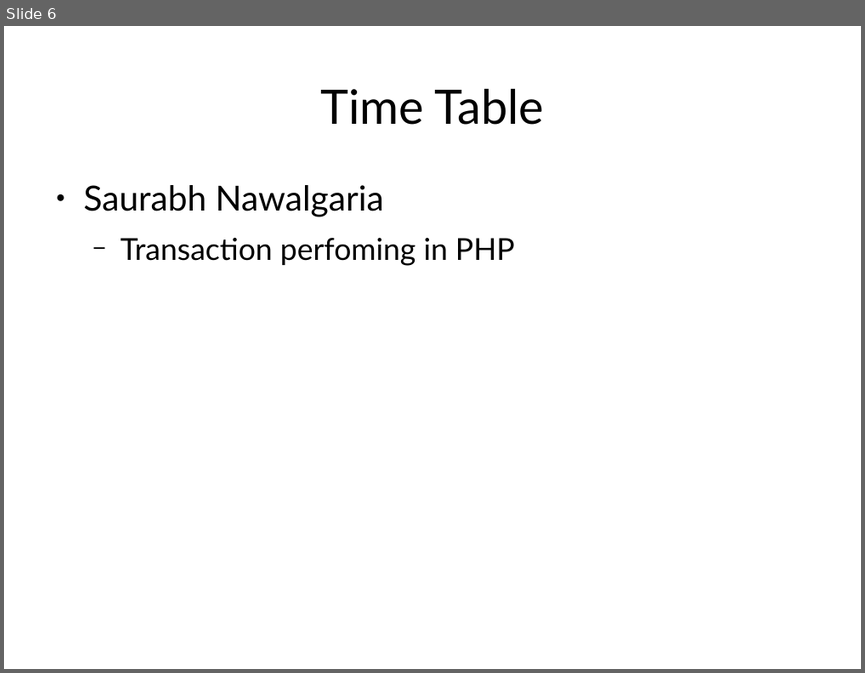
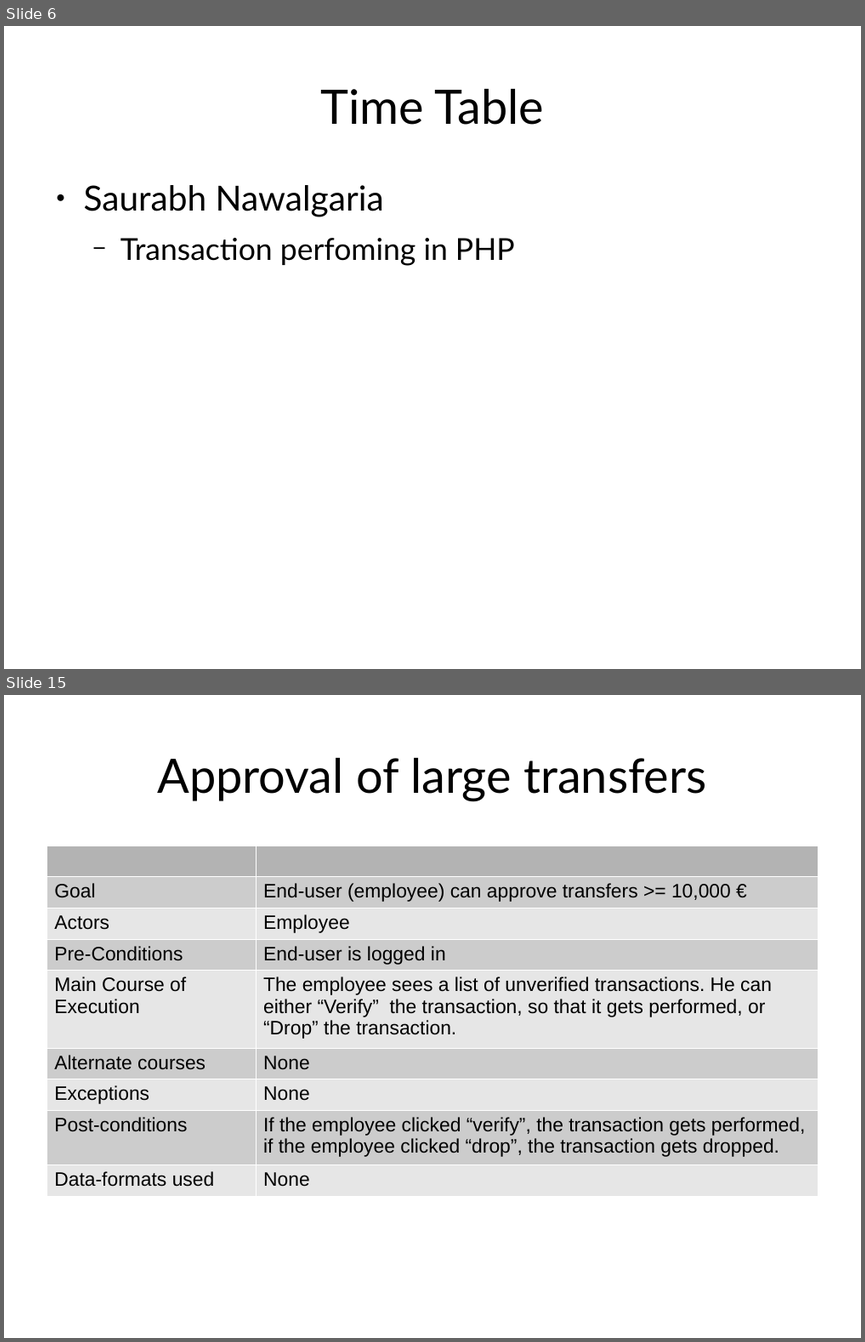
Before and after one commit to snawalgaria/SecureCoding, a slide deck: presentation/presentation.odp. Shown one above the other, each under a label of ours: slide 6 before the commit, slides 6 and 15 after it; the slides between them are not shown. The pictures are 865x673 and 865x1342 pixels, drawn with LibreOffice and Linux fonts; fonts in the diff are those of the drawing. Boxes give left, top, right and bottom in pixels: in the first picture for what was removed or moved away, otherwise in the second. Text is boxed around its words. In the diff, an @@ line names an element or a change of style, - is before the commit and + after.

```diff
--- a/presentation/presentation.odp
+++ b/presentation/presentation.odp
@@ slide 15 added at (4, 695, 861, 1338), background #FFFFFF @@
@@ title added at (157, 758, 707, 801), 44 pt, text #000000 @@
+Approval of large transfers
@@ table added at (46, 845, 818, 1190), 9 rows, 2 columns @@
+ | 
+Goal | End-user (employee) can approve transfers >= 10,000 €
+Actors | Employee
+Pre-Conditions | End-user is logged in
+Main Course of Execution | The employee sees a list of unverified transactions. He can either “Verify” the transaction, so that it gets performed, or “Drop” the transaction.
+Alternate courses | None
+Exceptions | None
+Post-conditions | If the employee clicked “verify”, the transaction gets performed, if the employee clicked “drop”, the transaction gets dropped.
+Data-formats used | None
```
Also in this commit, not shown: 1 slide changed, 10 other slides added, 1 other file.
